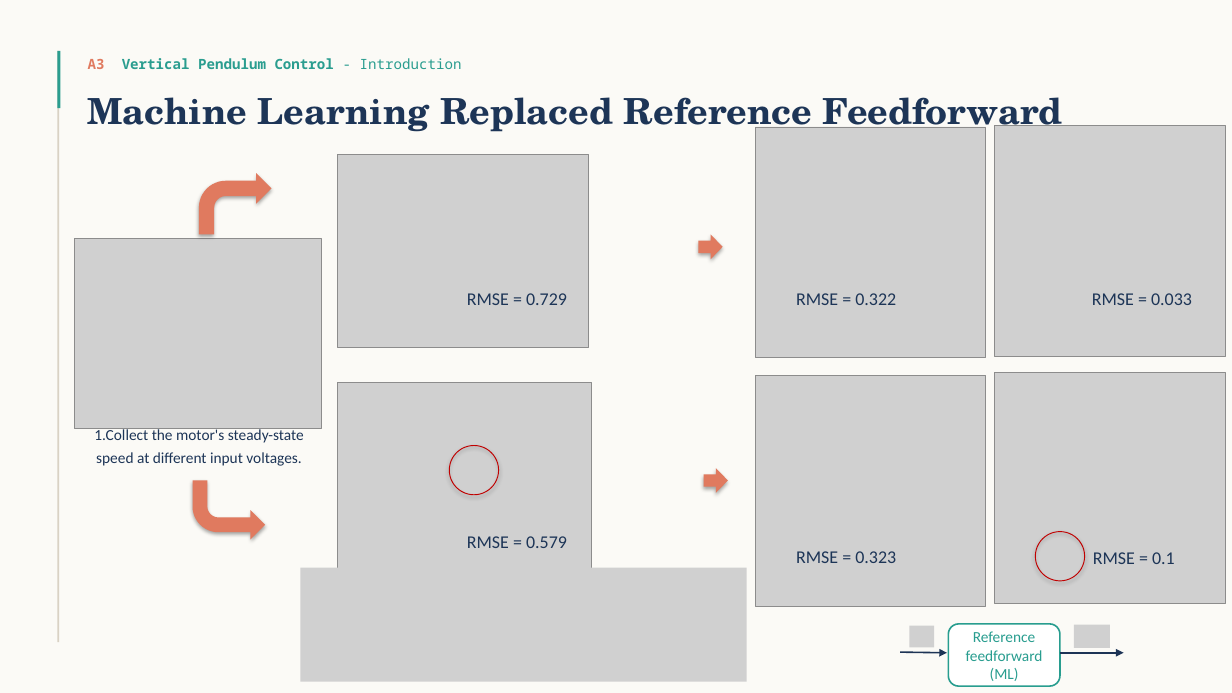
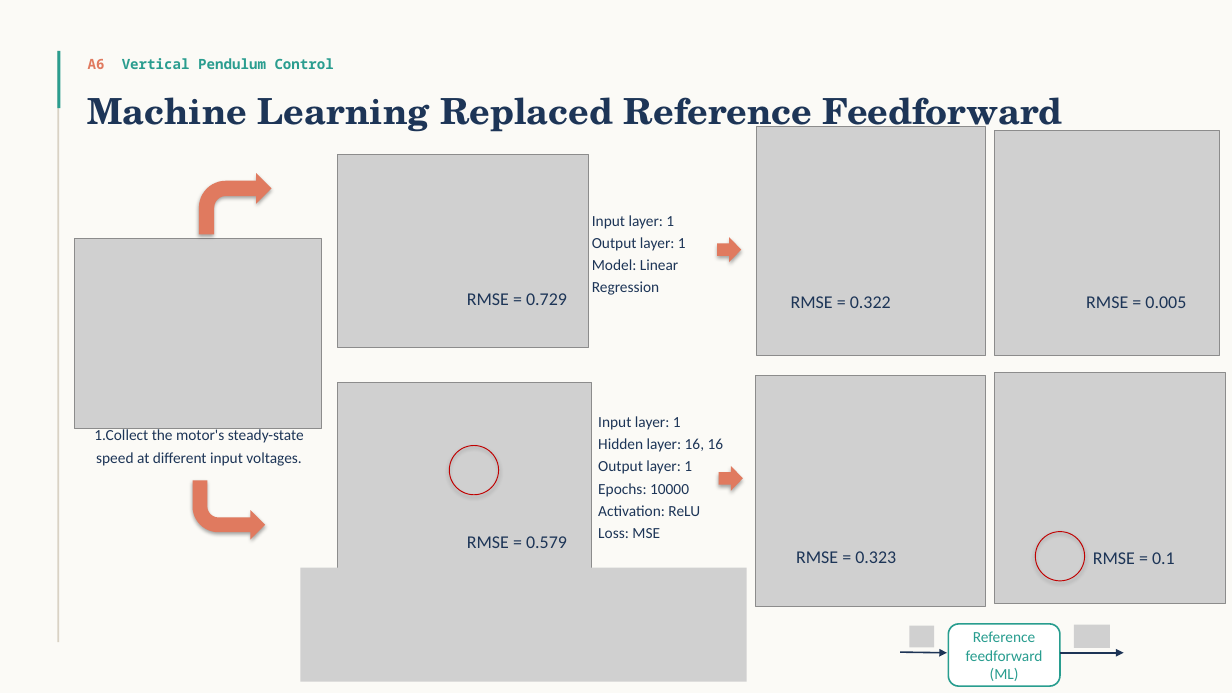
Before and after one commit to Riad-Attou/ai-electrical-engineering, a slide deck: slide 6 of residual_reinforcement_learning/powerpoint/Problem_fromulation.pptx. Drawn at 1232x693 pixels with LibreOffice and Linux fonts; fonts in the diff are those of the drawing; grey boxes stand for pictures. Boxes give left, top, right and bottom in pixels: in the first picture for what was removed or moved away, otherwise in the second. Text is boxed around its words. In the diff, an @@ line names an element or a change of style, - is before the commit and + after.

Commit message:
add slide

```diff
--- a/residual_reinforcement_learning/powerpoint/Problem_fromulation.pptx
+++ b/residual_reinforcement_learning/powerpoint/Problem_fromulation.pptx
@@ text at (x1=88, y1=58, x2=334, y2=69): text changed @@
-A3 Vertical Pendulum Control - Introduction
+A6 Vertical Pendulum Control
@@ picture resized from (x1=994, y1=126, x2=1226, y2=357) to (x1=994, y1=131, x2=1219, y2=356) @@
@@ text added at (x1=592, y1=215, x2=686, y2=295), 12 pt, text #1D3557 @@
+Input layer: 1
+Output layer: 1
+Model: Linear Regression
@@ right arrow moved from (x1=699, y1=235, x2=723, y2=260) to (x1=717, y1=238, x2=741, y2=262) @@
@@ text "RMSE = 0.322" moved from (x1=796, y1=293, x2=896, y2=305) to (x1=791, y1=296, x2=891, y2=308) @@
@@ text at (x1=1086, y1=296, x2=1186, y2=308): text changed @@
-RMSE = 0.033
+RMSE = 0.005
@@ text added at (x1=598, y1=416, x2=724, y2=538), 12 pt, text #1D3557 @@
+Input layer: 1
+Hidden layer: 16, 16
+Output layer: 1
+Epochs: 10000
+Activation: ReLU
+Loss: MSE
@@ right arrow moved from (x1=704, y1=469, x2=728, y2=494) to (x1=719, y1=466, x2=743, y2=491) @@
```
Also in this commit, not shown: 1 other slide changed, 1 slide added, 2 slides removed, 10 other files.
